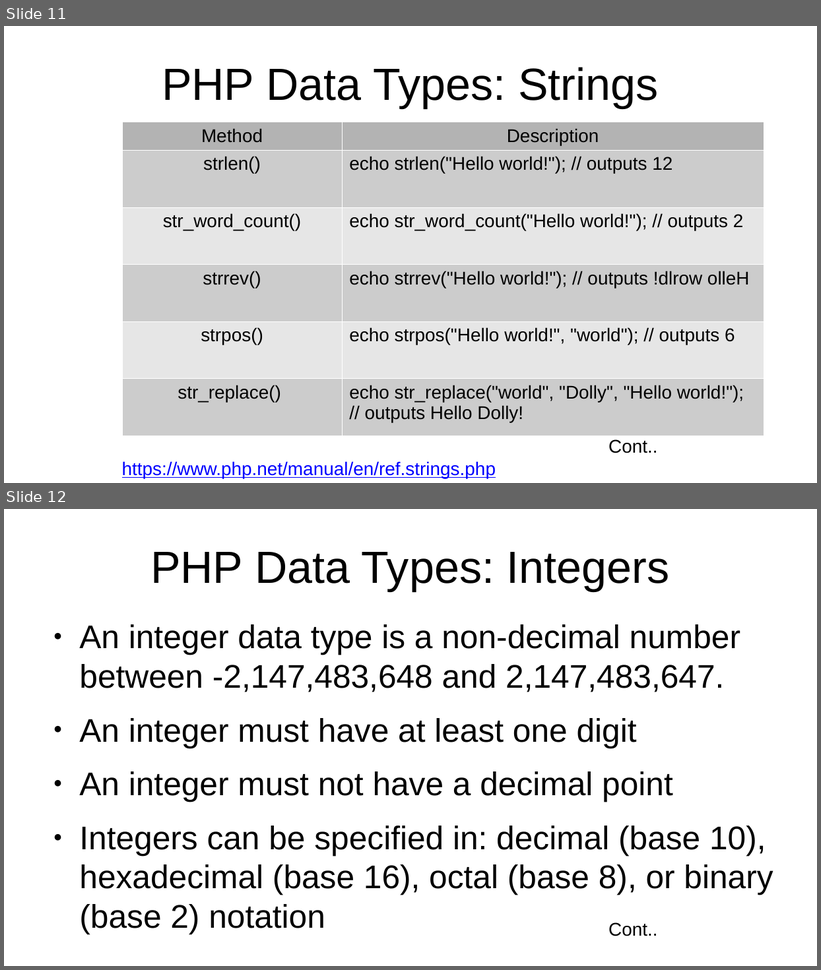
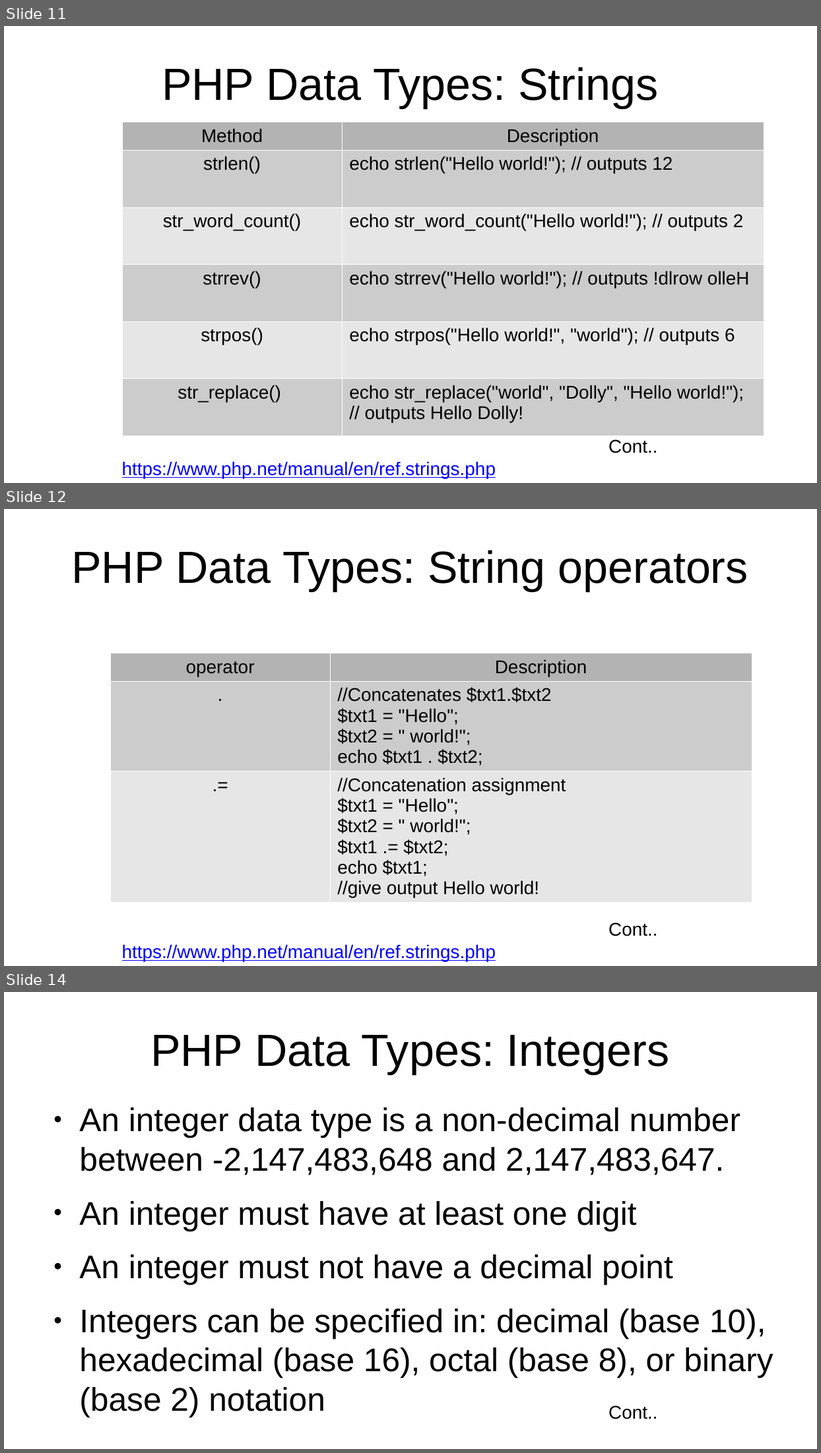
Before and after one commit to jhashuva/MVCTS, a slide deck: php_intro.pptx. Shown one above the other, each under a label of ours: slides 11 and 12 before the commit, slides 11, 12 and 14 after it; the slides between them are not shown. The pictures are 821x970 and 821x1453 pixels, drawn with LibreOffice and Linux fonts; fonts in the diff are those of the drawing. Boxes give left, top, right and bottom in pixels: in the first picture for what was removed or moved away, otherwise in the second. Text is boxed around its words. In the diff, an @@ line names an element or a change of style, - is before the commit and + after.

```diff
--- a/php_intro.pptx
+++ b/php_intro.pptx
@@ slide 12 added at [4, 509, 817, 966], background #FFFFFF @@
@@ text added at [71, 550, 748, 591], 44 pt, text #000000 @@
+PHP Data Types: String operators
@@ table added at [110, 654, 752, 966], 3 rows, 2 columns @@
+operator | Description
+. | //Concatenates $txt1.$txt2 / $txt1 = "Hello"; / $txt2 = " world!"; / echo $txt1 . $txt2;
+.= | //Concatenation assignment / $txt1 = "Hello"; / $txt2 = " world!"; / $txt1 .= $txt2; / echo $txt1; / //give output Hello world!
@@ text added at [609, 923, 657, 937], 18 pt, text #000000 @@
+Cont..
@@ text added at [122, 945, 496, 962], 18 pt, text #0000FF, underline @@
+https://www.php.net/manual/en/ref.strings.php
@@ what was slide 12 is now slide 14 @@
```
Also in this commit, not shown: 2 slides changed, 4 other slides added, 2 other files.
